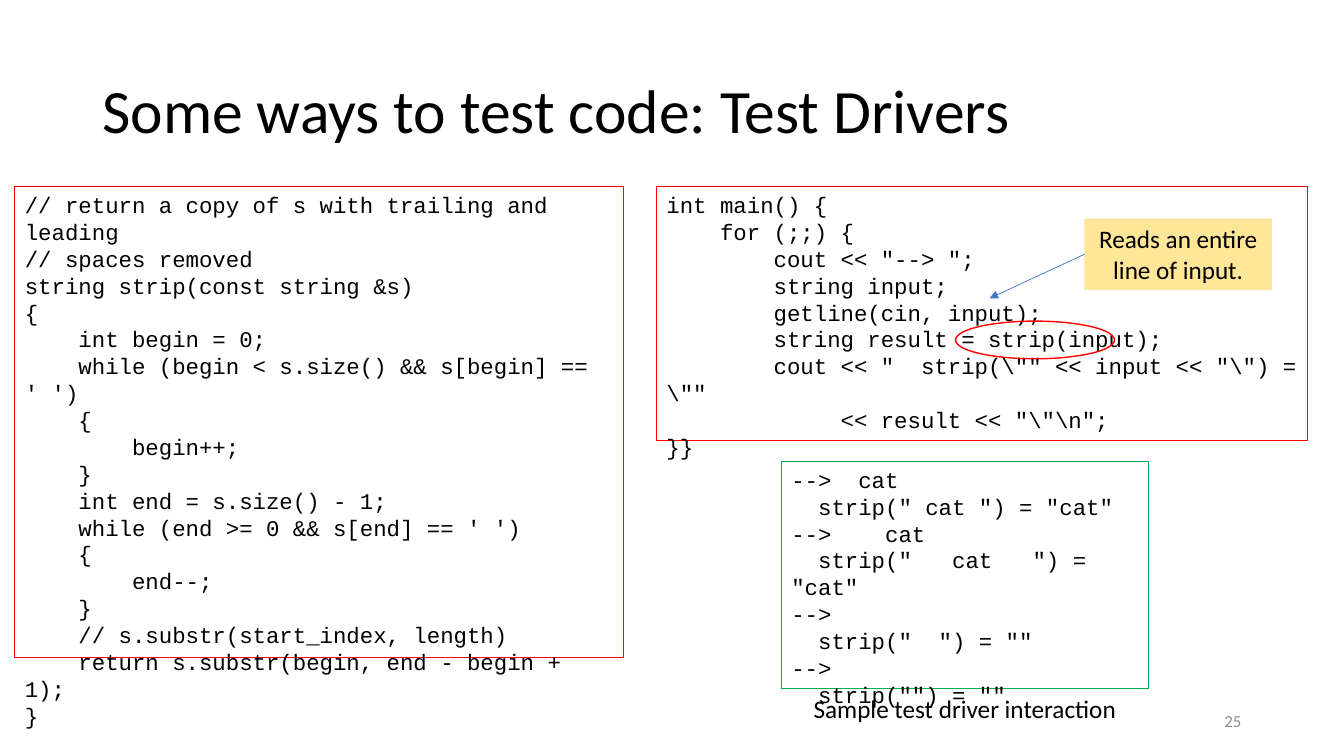
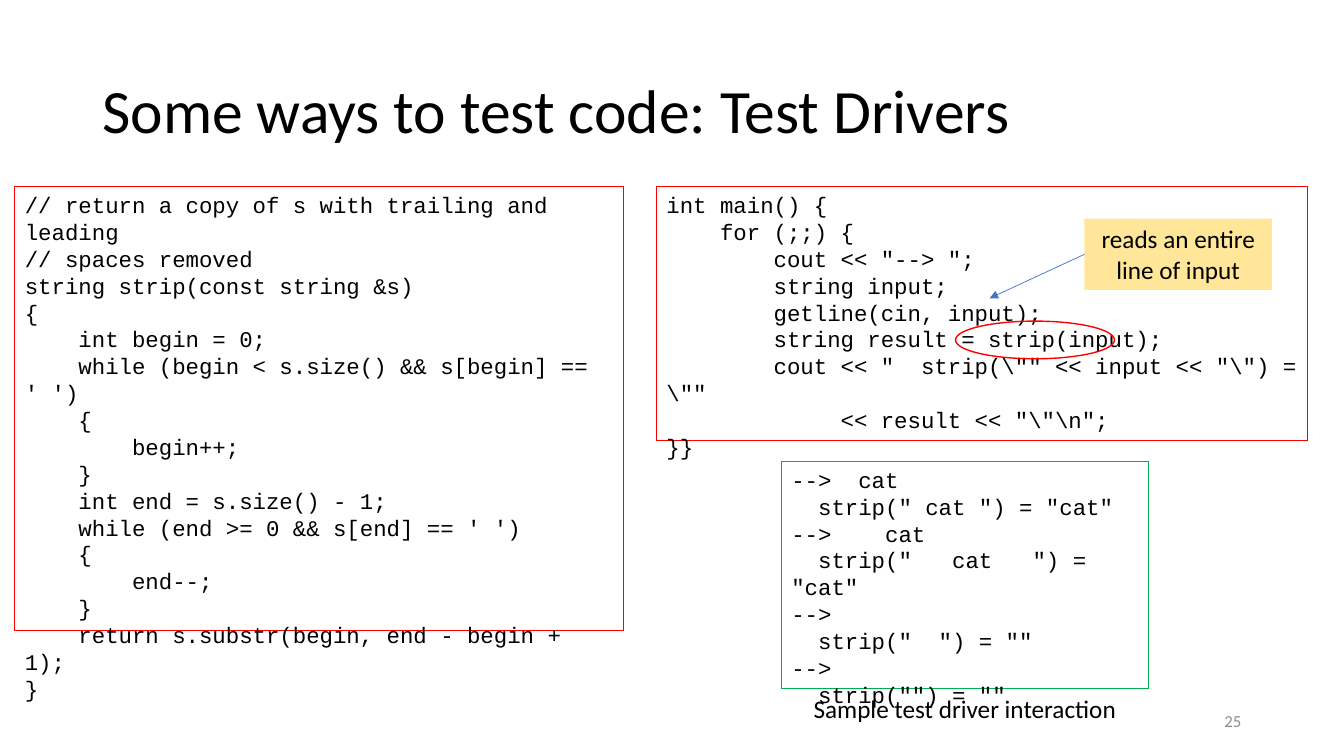
Before and after one commit to tjd1234/cmpt135spring2024, a slide deck: slide 25 of sample_code/week2/week2_cmpt135.pptx. Drawn at 1344x756 pixels with LibreOffice and Linux fonts; fonts in the diff are those of the drawing. Boxes give left, top, right and bottom in pixels: in the first picture for what was removed or moved away, otherwise in the second. Text is boxed around its words. In the diff, an @@ line names an element or a change of style, - is before the commit and + after.

```diff
--- a/sample_code/week2/week2_cmpt135.pptx
+++ b/sample_code/week2/week2_cmpt135.pptx
@@ rectangle "// return a copy of ...": place and size @@
-rectangle "// return a copy of ..." at [15, 187, 623, 658]
+rectangle "// return a copy of ..." at [15, 187, 623, 631]
@@ text in rectangle at [1102, 230, 1255, 283]: text changed @@
-Reads an entire line of input.
+reads an entire line of input
@@ text in rectangle at [119, 627, 507, 648]: paragraph removed @@
-// s.substr(start_index, length)
```
Also in this commit, not shown: 1 other slide changed.
